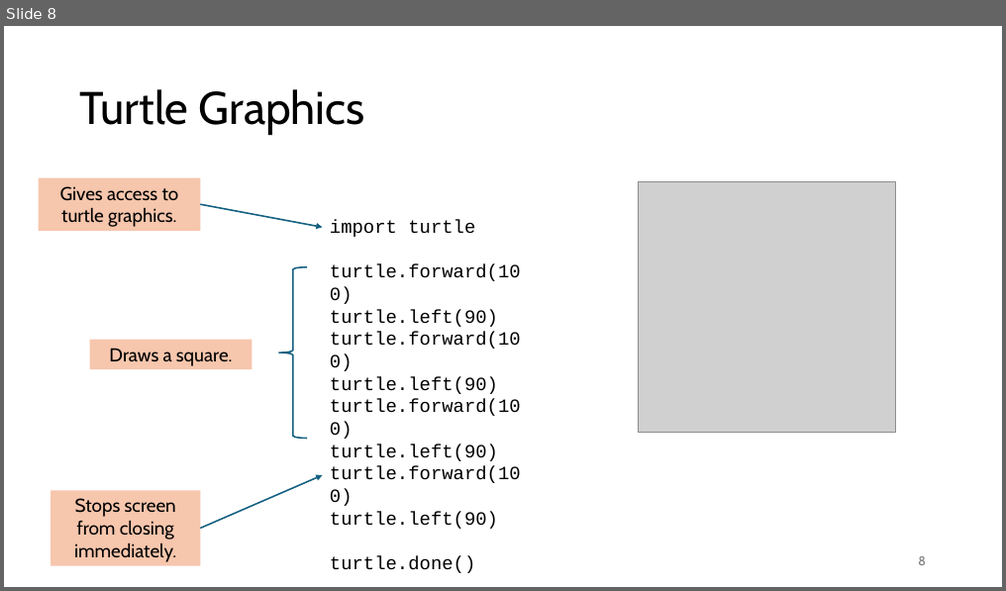
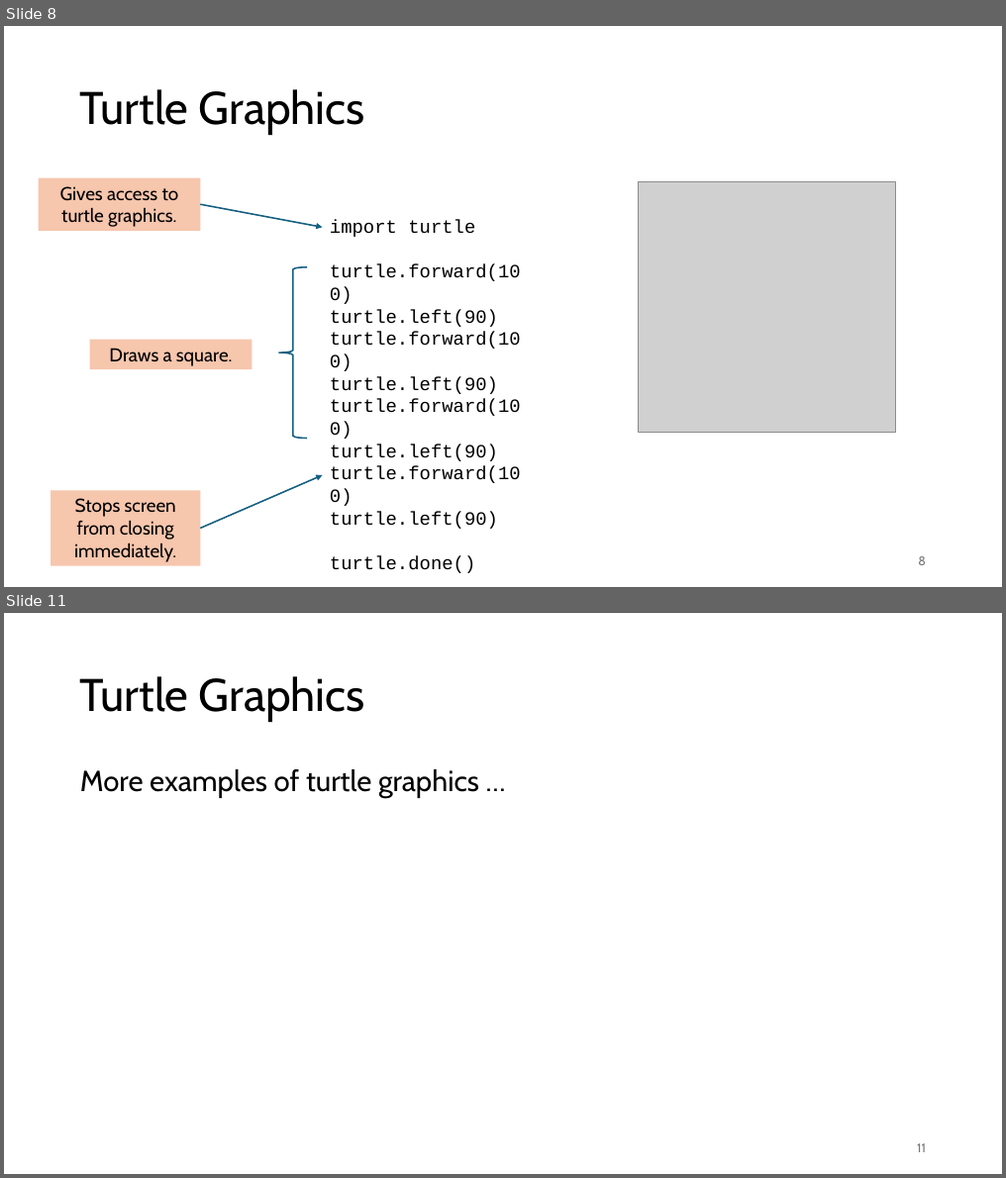
Before and after one commit to tjd1234/cmpt120spring2026, a slide deck: lecture_notes/chapter4/chapter4.pptx. Shown one above the other, each under a label of ours: slide 8 before the commit, slides 8 and 11 after it; the slides between them are not shown. The pictures are 1006x591 and 1006x1178 pixels, drawn with LibreOffice and Linux fonts; fonts in the diff are those of the drawing; grey boxes stand for pictures. Boxes give left, top, right and bottom in pixels: in the first picture for what was removed or moved away, otherwise in the second. Text is boxed around its words. In the diff, an @@ line names an element or a change of style, - is before the commit and + after.

```diff
--- a/lecture_notes/chapter4/chapter4.pptx
+++ b/lecture_notes/chapter4/chapter4.pptx
@@ slide 11 added at bbox=[4, 613, 1002, 1174], background #FFFFFF @@
@@ title added at bbox=[80, 676, 365, 722], 44 pt, text #000000 @@
+Turtle Graphics
@@ text added at bbox=[80, 769, 479, 798], 28 pt, text #000000 @@
+More examples of turtle graphics …
@@ page number added at bbox=[917, 1144, 926, 1153], 12 pt, text #797979 @@
+11
```
